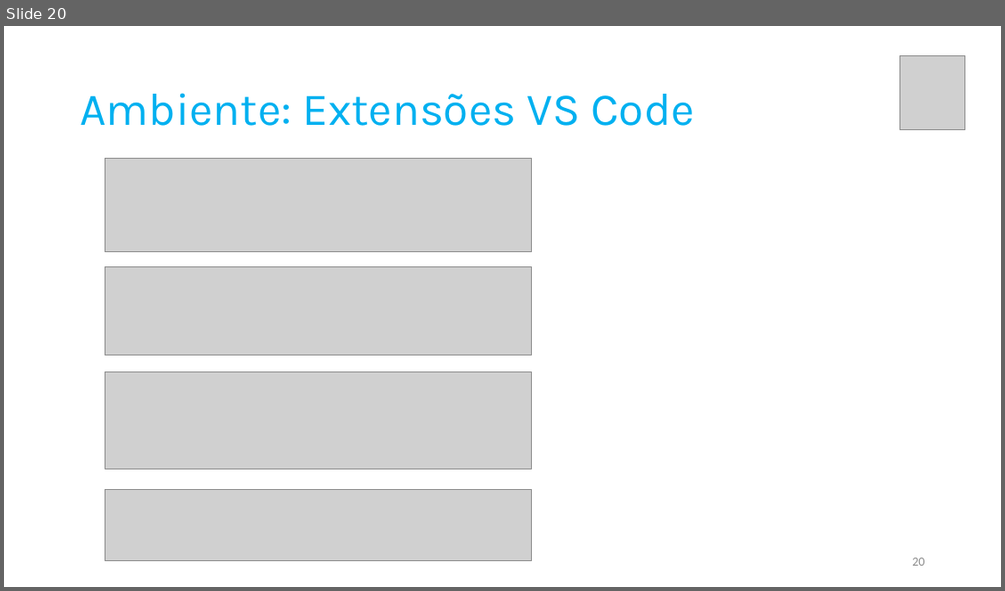
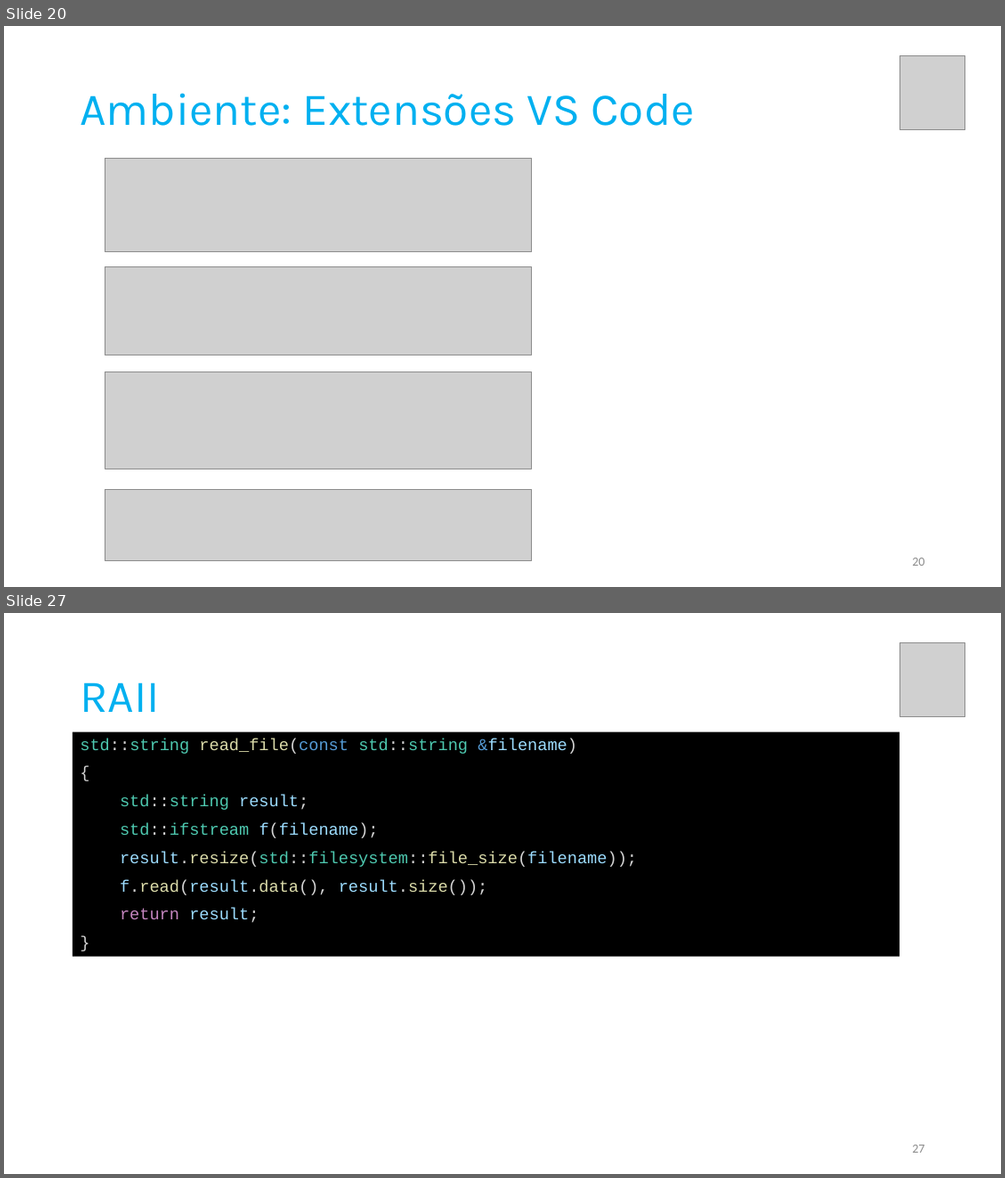
Before and after one commit to pfaco/ees_cpp, a slide deck: slides/C++.pptx. Shown one above the other, each under a label of ours: slide 20 before the commit, slides 20 and 27 after it; the slides between them are not shown. The pictures are 1005x591 and 1005x1178 pixels, drawn with LibreOffice and Linux fonts; fonts in the diff are those of the drawing; grey boxes stand for pictures. Boxes give left, top, right and bottom in pixels: in the first picture for what was removed or moved away, otherwise in the second. Text is boxed around its words. In the diff, an @@ line names an element or a change of style, - is before the commit and + after.

```diff
--- a/slides/C++.pptx
+++ b/slides/C++.pptx
@@ slide 27 added at (x1=4, y1=613, x2=1001, y2=1174), background #FFFFFF @@
@@ picture added at (x1=900, y1=643, x2=966, y2=717) @@
@@ title added at (x1=80, y1=682, x2=160, y2=712), 44 pt, text #00B0F0 @@
+RAII
@@ text added at (x1=73, y1=732, x2=900, y2=957), fill #000000, 16 pt, text #9CDCFE @@
+std::string read_file(const std::string &filename)
+{
+std::string result;
+std::ifstream f(filename);
+result.resize(std::filesystem::file_size(filename));
+f.read(result.data(), result.size());
+return result;
+}
@@ page number added at (x1=912, y1=1144, x2=924, y2=1152), 12 pt, text #8C8C8C @@
+27
```
Also in this commit, not shown: 4 slides changed, 15 other slides added, 3 slides removed, 1 other file.
